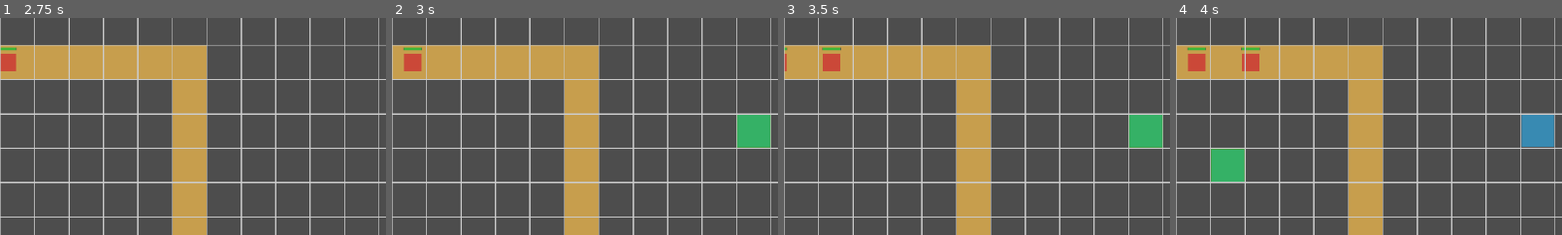
Above: before the commit, frames 1-4 (left to right).
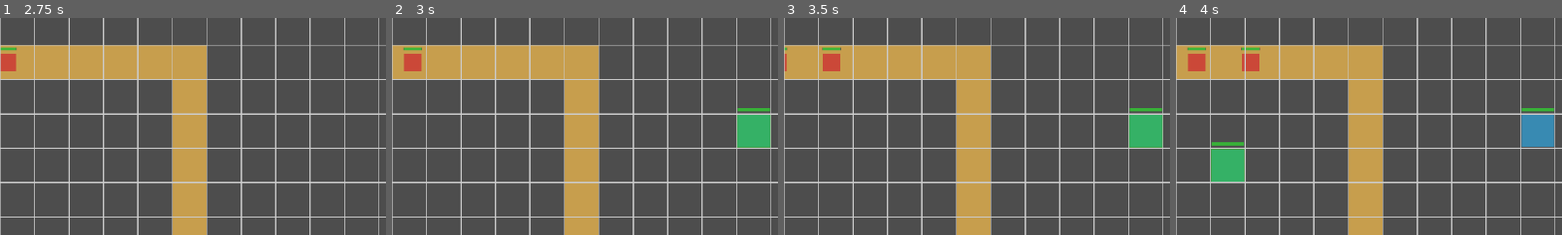
Above: after the commit, the same moments.

Repository: rivie13/CyberCrawler_basic_tower_defense_demo
Game: Godot game, scene res://scenes/Main.tscn
The game is run twice, just before and just after one commit, with the same random seed, the same clock (stepped at 60 frames per second) and the same inputs.
Inputs (mouse positions are % of the whole screen's width and height, from its top left):
- Up to frame 1 (2.75 s): click "Basic Tower" at 0.5 s; click "Basic Tower" at 1.25 s; click "Basic Tower" at 2 s
- Up to frame 2 (3 s): tap G at 2.75 s; move the mouse to (72, 45) at 2.77 s; click (72, 45) at 2.92 s
- Up to frame 3 (3.5 s): no input
- Up to frame 4 (4 s): move the mouse to (30, 55) at 3.52 s; click (30, 55) at 3.67 s
The pictures show only the part of the screen within x 25-75%, y 20-70%; the shares and areas given below are measured in that part.

Frame 1 is identical in both runs. In frame 2, 0.2% of the frame differs, in the area x 89-98%, y 41-44%; in frame 3, 0.2%; in frame 4, 0.3%, in the area x 9-98%, y 41-59%.

Commit message:
Add RivalHackerManager and enemy tower mechanics to enhance gameplay strategy
- Introduced RivalHackerManager to manage enemy tower placements, including activation and AI behavior.
- Updated MainController to integrate RivalHackerManager, connecting signals for tower placement and activation events.
- Added EnemyTower class with properties and attack logic, allowing enemy towers to target player towers.
- Enhanced Tower class to support targeting both enemies and enemy towers, improving combat dynamics.
- Implemented health management for towers, including visual health indicators and destruction logic.

This update significantly expands the tactical depth of gameplay by introducing rival AI mechanics and enemy interactions.

Diff:
--- a/cybercrawler_basictowerdefense/scripts/Grid/GridManager.gd
+++ b/cybercrawler_basictowerdefense/scripts/Grid/GridManager.gd
@@ -130,6 +130,9 @@
 func get_grid_container() -> Node2D:
 	return grid_container
 
+func get_grid_size() -> Vector2i:
+	return Vector2i(GRID_WIDTH, GRID_HEIGHT)
+
 func _draw():
 	# Draw hover highlight
 	if is_valid_grid_position(hover_grid_pos) and not is_grid_occupied(hover_grid_pos) and not is_on_enemy_path(hover_grid_pos):
--- a/cybercrawler_basictowerdefense/scripts/MainController.gd
+++ b/cybercrawler_basictowerdefense/scripts/MainController.gd
@@ -7,6 +7,7 @@
 var tower_manager: TowerManager
 var currency_manager: CurrencyManager
 var game_manager: GameManager
+var rival_hacker_manager: RivalHackerManager
 
 # UI update timer
 var ui_update_timer: Timer
@@ -24,6 +25,7 @@
 	tower_manager = TowerManager.new()
 	currency_manager = CurrencyManager.new()
 	game_manager = GameManager.new()
+	rival_hacker_manager = RivalHackerManager.new()
 
 	# Add them as children
 	add_child(grid_manager)
@@ -31,6 +33,7 @@
 	add_child(tower_manager)
 	add_child(currency_manager)
 	add_child(game_manager)
+	add_child(rival_hacker_manager)
 
 func initialize_systems():
 	# Initialize GridManager with the GridContainer from the scene
@@ -41,6 +44,7 @@
 	wave_manager.initialize(grid_manager)
 	tower_manager.initialize(grid_manager, currency_manager, wave_manager)
 	game_manager.initialize(wave_manager, currency_manager, tower_manager)
+	rival_hacker_manager.initialize(grid_manager, currency_manager, tower_manager, wave_manager)
 
 	# Set up enemy path in grid
 	var path_positions = wave_manager.get_path_grid_positions()
@@ -56,6 +60,10 @@
 	# Connect game manager signals
 	game_manager.game_over_triggered.connect(_on_game_over)
 	game_manager.game_won_triggered.connect(_on_game_won)
+
+	# Connect rival hacker manager signals
+	rival_hacker_manager.rival_hacker_activated.connect(_on_rival_hacker_activated)
+	rival_hacker_manager.enemy_tower_placed.connect(_on_enemy_tower_placed)
 
 func setup_ui():
 	# Setup tower selection UI
@@ -77,6 +85,9 @@
 func start_game():
 	# Start the first wave
 	wave_manager.start_wave()
+
+	# Activate rival hacker (will start placing enemy towers after delay)
+	rival_hacker_manager.activate()
 
 func _input(event):
 	if game_manager.is_game_over():
@@ -138,6 +149,11 @@
 
 func _on_game_over():
 	print("Game Over - UI handling not yet implemented")
+
+	# Stop rival hacker activity
+	if rival_hacker_manager:
+		rival_hacker_manager.stop_all_activity()
+
 	# TODO: Implement game over screen
 
 func _on_game_won():
@@ -148,6 +164,10 @@
 	# Stop the UI update timer
 	if ui_update_timer:
 		ui_update_timer.stop()
+
+	# Stop rival hacker activity
+	if rival_hacker_manager:
+		rival_hacker_manager.stop_all_activity()
 
 	# Get victory data from game manager
 	var victory_data = game_manager.get_victory_data()
@@ -164,3 +184,11 @@
 
 		info_label.text = victory_text
 		info_label.modulate = Color.GREEN  # Make it green to indicate victory
+
+func _on_rival_hacker_activated():
+	print("MainController: Rival Hacker has been activated!")
+	# Could add UI updates here to notify player
+
+func _on_enemy_tower_placed(grid_pos: Vector2i):
+	print("MainController: Enemy tower placed at ", grid_pos)
+	# Could add visual/audio feedback here
--- a/cybercrawler_basictowerdefense/scripts/Projectile/Projectile.gd
+++ b/cybercrawler_basictowerdefense/scripts/Projectile/Projectile.gd
@@ -5,7 +5,7 @@
 const HIT_THRESHOLD: float = 10.0  # Distance threshold for projectile hits
 
 # Projectile properties
-var target: Enemy
+var target: Node  # Can be Enemy or Tower (any Node with take_damage method)
 var damage: int
 var speed: float
 var start_position: Vector2
@@ -22,6 +22,13 @@
 	global_position = start_pos
 	start_position = start_pos
 	target = target_enemy
+	damage = projectile_damage
+	speed = projectile_speed
+
+func setup_for_tower_target(start_pos: Vector2, target_tower: Node, projectile_damage: int, projectile_speed: float):
+	global_position = start_pos
+	start_position = start_pos
+	target = target_tower
 	damage = projectile_damage
 	speed = projectile_speed
 
--- /dev/null
+++ b/cybercrawler_basictowerdefense/scripts/RivalHackerManager.gd
@@ -0,0 +1,205 @@
+extends Node2D
+class_name RivalHackerManager
+
+# Signals
+signal enemy_tower_placed(grid_pos: Vector2i)
+signal rival_hacker_activated()
+
+# AI behavior configuration
+@export var placement_interval: float = 3.0  # Time between tower placements
+@export var max_enemy_towers: int = 10
+@export var activation_delay: float = 5.0  # Delay before AI starts placing towers
+
+# State management
+var is_active: bool = false
+var placement_timer: Timer
+var activation_timer: Timer
+var enemy_towers_placed: Array = []
+
+# AI strategy parameters
+var preferred_grid_zones: Array[Vector2i] = []  # Areas AI prefers to place towers
+var player_threat_level: int = 0  # Tracks how threatening player is
+
+# References to other managers
+var grid_manager: GridManager
+var currency_manager: CurrencyManager
+var tower_manager: TowerManager
+var wave_manager: WaveManager
+
+func _ready():
+	setup_timers()
+
+func setup_timers():
+	# Timer for tower placement attempts
+	placement_timer = Timer.new()
+	placement_timer.wait_time = placement_interval
+	placement_timer.timeout.connect(_on_placement_timer_timeout)
+	placement_timer.autostart = false
+	add_child(placement_timer)
+
+	# Timer for initial activation delay
+	activation_timer = Timer.new()
+	activation_timer.wait_time = activation_delay
+	activation_timer.timeout.connect(_on_activation_timer_timeout)
+	activation_timer.one_shot = true
+	add_child(activation_timer)
+
+func initialize(grid_mgr: GridManager, currency_mgr: CurrencyManager, tower_mgr: TowerManager, wave_mgr: WaveManager):
+	grid_manager = grid_mgr
+	currency_manager = currency_mgr
+	tower_manager = tower_mgr
+	wave_manager = wave_mgr
+
+	# Set up preferred zones (enemy side of the grid)
+	setup_preferred_zones()
+
+	# Connect to tower manager to monitor player actions
+	if tower_manager:
+		tower_manager.tower_placed.connect(_on_player_tower_placed)
+
+func setup_preferred_zones():
+	# Define zones where the AI prefers to place towers
+	# For now, focus on the right side of the grid (enemy territory)
+	preferred_grid_zones.clear()
+
+	if grid_manager:
+		var grid_size = grid_manager.get_grid_size()
+		# Focus on right half of the grid
+		for x in range(grid_size.x / 2, grid_size.x):
+			for y in range(grid_size.y):
+				preferred_grid_zones.append(Vector2i(x, y))
+
+func activate():
+	if is_active:
+		return
+
+	print("RivalHacker: Starting activation sequence...")
+	activation_timer.start()
+
+func _on_activation_timer_timeout():
+	is_active = true
+	placement_timer.start()
+	rival_hacker_activated.emit()
+	print("RivalHacker: Now active and placing enemy towers!")
+
+func _on_placement_timer_timeout():
+	if not is_active:
+		return
+
+	# Check if we've reached maximum towers
+	if enemy_towers_placed.size() >= max_enemy_towers:
+		return
+
+	# Analyze situation and attempt tower placement
+	analyze_player_threat()
+	attempt_enemy_tower_placement()
+
+func analyze_player_threat():
+	# Calculate threat level based on player towers
+	if not tower_manager:
+		return
+
+	var player_towers = tower_manager.get_towers()
+	player_threat_level = player_towers.size()
+
+	# Adjust placement frequency based on threat
+	if player_threat_level > 3:
+		placement_timer.wait_time = max(1.0, placement_interval - 1.0)  # Place faster
+	else:
+		placement_timer.wait_time = placement_interval
+
+func attempt_enemy_tower_placement():
+	var target_position = find_optimal_tower_position()
+
+	if target_position != Vector2i(-1, -1):
+		place_enemy_tower(target_position)
+
+func find_optimal_tower_position() -> Vector2i:
+	# Strategy: Place towers in preferred zones that aren't occupied
+	var available_positions: Array[Vector2i] = []
+
+	for grid_pos in preferred_grid_zones:
+		if is_valid_enemy_tower_position(grid_pos):
+			available_positions.append(grid_pos)
+
+	if available_positions.size() == 0:
+		return Vector2i(-1, -1)
+
+	# For now, pick a random valid position
+	# TODO: Add more sophisticated AI strategy
+	var random_index = randi() % available_positions.size()
+	return available_positions[random_index]
+
+func is_valid_enemy_tower_position(grid_pos: Vector2i) -> bool:
+	if not grid_manager:
+		return false
+
+	# Check basic grid validity
+	if not grid_manager.is_valid_grid_position(grid_pos):
+		return false
+
+	# Check if position is occupied
+	if grid_manager.is_grid_occupied(grid_pos):
+		return false
+
+	# Check if position is on enemy path
+	if grid_manager.is_on_enemy_path(grid_pos):
+		return false
+
+	return true
+
+func place_enemy_tower(grid_pos: Vector2i) -> bool:
+	if not grid_manager:
+		return false
+
+	# Mark grid as occupied
+	grid_manager.set_grid_occupied(grid_pos, true)
+
+	# Create enemy tower instance
+	var enemy_tower = EnemyTower.new()
+	var world_pos = grid_manager.grid_to_world(grid_pos)
+	enemy_tower.global_position = world_pos
+	enemy_tower.set_grid_position(grid_pos)
+
+	# Connect destruction signal
+	enemy_tower.enemy_tower_destroyed.connect(_on_enemy_tower_destroyed)
+
+	# Add to containers
+	enemy_towers_placed.append(enemy_tower)
+	var grid_container = grid_manager.get_grid_container()
+	if grid_container:
+		grid_container.add_child(enemy_tower)
+	else:
+		add_child(enemy_tower)
+
+	print("RivalHacker: Enemy tower placed at ", grid_pos)
+	enemy_tower_placed.emit(grid_pos)
+	return true
+
+func _on_player_tower_placed(grid_pos: Vector2i):
+	# React to player tower placement
+	print("RivalHacker: Player placed tower at ", grid_pos, " - threat level increased!")
+	player_threat_level += 1
+
+	# If player is getting aggressive, activate rival hacker early
+	if not is_active and player_threat_level >= 3:
+		print("RivalHacker: Player threat detected! Activating early...")
+		activation_timer.stop()
+		_on_activation_timer_timeout()
+
+func deactivate():
+	is_active = false
+	placement_timer.stop()
+	activation_timer.stop()
+
+func get_enemy_towers() -> Array:
+	return enemy_towers_placed
+
+func stop_all_activity():
+	# Stop all AI activity (for game over scenarios)
+	deactivate()
+
+func _on_enemy_tower_destroyed(enemy_tower: EnemyTower):
+	# Remove from our tracking array
+	enemy_towers_placed.erase(enemy_tower)
+	print("RivalHacker: Enemy tower destroyed, ", enemy_towers_placed.size(), " towers remaining")
--- /dev/null
+++ b/cybercrawler_basictowerdefense/scripts/Tower/EnemyTower.gd
@@ -0,0 +1,223 @@
+extends Node2D
+class_name EnemyTower
+
+# Enemy tower properties
+@export var damage: int = 1
+@export var tower_range: float = 120.0  # Slightly shorter range than player towers
+@export var attack_rate: float = 0.8  # Slightly slower than player towers
+@export var projectile_speed: float = 250.0
+@export var max_health: int = 3
+@export var health: int = 3
+
+# State
+var attack_timer: Timer
+var current_target: Tower = null  # Targets player towers instead of enemies
+var grid_position: Vector2i
+var show_range_indicator: bool = false
+var is_alive: bool = true
+
+# Visual components
+var range_circle: Node2D
+var tower_body: ColorRect
+var health_bar: ColorRect
+var health_bar_bg: ColorRect
+
+# Projectile scene - reuse the same projectile system
+const PROJECTILE_SCENE = preload("res://scenes/Projectile.tscn")
+
+# Signals
+signal enemy_tower_destroyed(enemy_tower: EnemyTower)
+
+func _ready():
+	create_enemy_tower_visual()
+	setup_attack_timer()
+	update_health_bar()
+
+func create_enemy_tower_visual():
+	# Create enemy tower body (red rectangle to distinguish from player towers)
+	tower_body = ColorRect.new()
+	tower_body.size = Vector2(60, 60)
+	tower_body.position = Vector2(-30, -30)
+	tower_body.color = Color(0.8, 0.2, 0.2, 0.8)  # Red color for enemy
+	add_child(tower_body)
+
+	# Create health bar background
+	health_bar_bg = ColorRect.new()
+	health_bar_bg.size = Vector2(64, 8)
+	health_bar_bg.position = Vector2(-32, -44)
+	health_bar_bg.color = Color(0.3, 0.3, 0.3, 0.8)
+	add_child(health_bar_bg)
+
+	# Create health bar
+	health_bar = ColorRect.new()
+	health_bar.size = Vector2(60, 6)
+	health_bar.position = Vector2(-30, -43)
+	health_bar.color = Color(0.8, 0.2, 0.2, 0.8)  # Red health bar
+	add_child(health_bar)
+
+	# Create range indicator (visible when selected)
+	range_circle = Node2D.new()
+	add_child(range_circle)
+
+func setup_attack_timer():
+	attack_timer = Timer.new()
+	attack_timer.wait_time = 1.0 / attack_rate
+	attack_timer.timeout.connect(_on_attack_timer_timeout)
+	add_child(attack_timer)
+	attack_timer.start()
+
+func _on_attack_timer_timeout():
+	if not is_alive:
+		return
+
+	# Check if game is over
+	var main_controller = get_main_controller()
+	if main_controller and main_controller.game_manager and main_controller.game_manager.is_game_over():
+		return
+
+	find_target()
+	if current_target and is_instance_valid(current_target):
+		attack_target()
+
+func find_target():
+	# Clear invalid target
+	if current_target and not is_instance_valid(current_target):
+		current_target = null
+
+	# If we have a valid target in range, keep it
+	if current_target and is_target_in_range(current_target):
+		return
+
+	# Find new target (player towers)
+	current_target = null
+	var closest_distance = tower_range
+
+	# Get all player towers
+	var player_towers = get_player_towers()
+
+	for tower in player_towers:
+		if not is_instance_valid(tower):
+			continue
+
+		var distance = global_position.distance_to(tower.global_position)
+		if distance <= tower_range and distance < closest_distance:
+			current_target = tower
+			closest_distance = distance
+
+func get_main_controller():
+	# Navigate up the tree to find MainController
+	var current_node = self
+	while current_node:
+		if current_node is MainController:
+			return current_node
+		current_node = current_node.get_parent()
+	return null
+
+func get_player_towers() -> Array[Tower]:
+	var towers: Array[Tower] = []
+
+	# Get player towers from TowerManager via MainController
+	var main_controller = get_main_controller()
+	if main_controller and main_controller.tower_manager:
+		return main_controller.tower_manager.get_towers()
+
+	return towers
+
+func is_target_in_range(target: Tower) -> bool:
+	if not is_instance_valid(target):
+		return false
+	var distance_to_target = global_position.distance_to(target.global_position)
+	return distance_to_target <= tower_range
+
+func attack_target():
+	if not current_target or not is_instance_valid(current_target):
+		return
+
+	# Create projectile - we'll need to modify projectile to handle tower targets
+	var projectile = PROJECTILE_SCENE.instantiate()
+	# For now, use existing projectile setup - will modify projectile system later
+	projectile.setup_for_tower_target(global_position, current_target, damage, projectile_speed)
+	get_parent().add_child(projectile)
+
+	# Visual feedback - rotate tower towards target
+	var direction = (current_target.global_position - global_position).normalized()
+	rotation = direction.angle()
+
+func take_damage(damage_amount: int):
+	if not is_alive:
+		return
+
+	health -= damage_amount
+	health = max(0, health)
+	update_health_bar()
+
+	print("EnemyTower at ", grid_position, " took ", damage_amount, " damage. Health: ", health, "/", max_health)
+
+	if health <= 0:
+		destroy_tower()
+
+func update_health_bar():
+	if health_bar:
+		var health_percentage = float(health) / float(max_health)
+		health_bar.size.x = 60 * health_percentage
+
+		# Change color based on health
+		if health_percentage > 0.6:
+			health_bar.color = Color(0.8, 0.2, 0.2, 0.8)  # Red
+		elif health_percentage > 0.3:
+			health_bar.color = Color(0.8, 0.6, 0.2, 0.8)  # Orange
+		else:
+			health_bar.color = Color(0.6, 0.1, 0.1, 0.8)  # Dark red
+
+func destroy_tower():
+	is_alive = false
+	attack_timer.stop()
+
+	# Free up grid position
+	var main_controller = get_main_controller()
+	if main_controller and main_controller.grid_manager:
+		main_controller.grid_manager.set_grid_occupied(grid_position, false)
+
+	# Notify rival hacker manager
+	enemy_tower_destroyed.emit(self)
+
+	print("EnemyTower at ", grid_position, " destroyed!")
+	queue_free()
+
+func set_grid_position(grid_pos: Vector2i):
+	grid_position = grid_pos
+
+func show_range():
+	show_range_indicator = true
+	queue_redraw()
+
+func hide_range():
+	show_range_indicator = false
+	queue_redraw()
+
+func _draw():
+	# Draw range circle when selected
+	if show_range_indicator:
+		var range_color = Color(0.8, 0.2, 0.2, 0.3)  # Semi-transparent red
+		draw_circle(Vector2.ZERO, tower_range, range_color)
+
+func stop_attacking():
+	# Stop all tower activity for game over
+	if attack_timer:
+		attack_timer.stop()
+	current_target = null
+
+# For debugging
+func _input(event):
+	if event is InputEventMouseButton and event.pressed and event.button_index == MOUSE_BUTTON_RIGHT:
+		var mouse_pos = get_global_mouse_position()
+		if global_position.distance_to(mouse_pos) < 32:
+			show_range_debug()
+
+func show_range_debug():
+	print("EnemyTower at ", grid_position, " - Range: ", tower_range, " - Current Target: ", current_target, " - Health: ", health, "/", max_health)
+	# Toggle range visualization for debugging
+	if show_range_indicator:
+		hide_range()
+	else:
+		show_range()
--- a/cybercrawler_basictowerdefense/scripts/Tower/Tower.gd
+++ b/cybercrawler_basictowerdefense/scripts/Tower/Tower.gd
@@ -6,23 +6,32 @@
 @export var tower_range: float = 150.0
 @export var attack_rate: float = 1.0  # Attacks per second
 @export var projectile_speed: float = 300.0
+@export var max_health: int = 4  # Player towers slightly more durable than enemy towers
+@export var health: int = 4
 
 # State
 var attack_timer: Timer
-var current_target: Enemy = null
+var current_target: Node = null  # Can target Enemy or EnemyTower
 var grid_position: Vector2i
 var show_range_indicator: bool = false
+var is_alive: bool = true
 
 # Visual components
 var range_circle: Node2D
 var tower_body: ColorRect
+var health_bar: ColorRect
+var health_bar_bg: ColorRect
 
 # Projectile scene
 const PROJECTILE_SCENE = preload("res://scenes/Projectile.tscn")
+
+# Signals
+signal tower_destroyed(tower: Tower)
 
 func _ready():
 	create_tower_visual()
 	setup_attack_timer()
+	update_health_bar()
 
 func create_tower_visual():
 	# Create tower body (blue rectangle)
@@ -32,6 +41,20 @@
 	tower_body.color = Color(0.2, 0.6, 0.8, 0.8)
 	add_child(tower_body)
 
+	# Create health bar background
+	health_bar_bg = ColorRect.new()
+	health_bar_bg.size = Vector2(64, 8)
+	health_bar_bg.position = Vector2(-32, -44)
+	health_bar_bg.color = Color(0.3, 0.3, 0.3, 0.8)
+	add_child(health_bar_bg)
+
+	# Create health bar
+	health_bar = ColorRect.new()
+	health_bar.size = Vector2(60, 6)
+	health_bar.position = Vector2(-30, -43)
+	health_bar.color = Color(0.2, 0.8, 0.2, 0.8)  # Green health bar
+	add_child(health_bar)
+
 	# Create range indicator (visible when selected)
 	range_circle = Node2D.new()
 	add_child(range_circle)
@@ -44,6 +67,9 @@
 	attack_timer.start()
 
 func _on_attack_timer_timeout():
+	if not is_alive:
+		return
+
 	# Check if game is over (get from MainController)
 	var main_controller = get_main_controller()
 	if main_controller and main_controller.game_manager and main_controller.game_manager.is_game_over():
@@ -62,13 +88,12 @@
 	if current_target and is_target_in_range(current_target):
 		return
 
-	# Find new target
+	# Find new target - prioritize enemies over enemy towers
 	current_target = null
 	var closest_distance = tower_range
 
-	# Get all enemies from parent
+	# First, look for enemies (higher priority)
 	var enemies = get_enemies_from_parent()
-
 	for enemy in enemies:
 		if not is_instance_valid(enemy):
 			continue
@@ -77,6 +102,18 @@
 		if distance <= tower_range and distance < closest_distance:
 			current_target = enemy
 			closest_distance = distance
+
+	# If no enemies found, look for enemy towers
+	if not current_target:
+		var enemy_towers = get_enemy_towers()
+		for enemy_tower in enemy_towers:
+			if not is_instance_valid(enemy_tower):
+				continue
+
+			var distance = global_position.distance_to(enemy_tower.global_position)
+			if distance <= tower_range and distance < closest_distance:
+				current_target = enemy_tower
+				closest_distance = distance
 
 func get_main_controller():
 	# Navigate up the tree to find MainController
@@ -102,13 +139,27 @@
 
 	return enemies
 
+func get_enemy_towers() -> Array[EnemyTower]:
+	var enemy_towers: Array[EnemyTower] = []
+
+	# Get enemy towers from RivalHackerManager via MainController
+	var main_controller = get_main_controller()
+	if main_controller and main_controller.rival_hacker_manager:
+		# Note: RivalHackerManager.get_enemy_towers() returns Array, need to cast
+		var towers_array = main_controller.rival_hacker_manager.get_enemy_towers()
+		for tower in towers_array:
+			if tower is EnemyTower:
+				enemy_towers.append(tower)
+
+	return enemy_towers
+
 func _search_for_enemies_recursive(node: Node, enemies: Array[Enemy]):
 	if node is Enemy:
 		enemies.append(node)
 	for child in node.get_children():
 		_search_for_enemies_recursive(child, enemies)
 
-func is_target_in_range(target: Enemy) -> bool:
+func is_target_in_range(target: Node) -> bool:
 	if not is_instance_valid(target):
 		return false
 	var distance_to_target = global_position.distance_to(target.global_position)
@@ -120,7 +171,16 @@
 
 	# Create projectile
 	var projectile = PROJECTILE_SCENE.instantiate()
-	projectile.setup(global_position, current_target, damage, projectile_speed)
+
+	# Handle different target types
+	if current_target is Enemy:
+		projectile.setup(global_position, current_target, damage, projectile_speed)
+	elif current_target is EnemyTower:
+		projectile.setup_for_tower_target(global_position, current_target, damage, projectile_speed)
+	else:
+		# Fallback for any other Node with take_damage method
+		projectile.setup(global_position, current_target, damage, projectile_speed)
+
 	get_parent().add_child(projectile)
 
 	# Visual feedback - rotate tower towards target
@@ -159,6 +219,52 @@
 	else:
 		show_range()
 
+func take_damage(damage_amount: int):
+	if not is_alive:
+		return
+
+	health -= damage_amount
+	health = max(0, health)
+	update_health_bar()
+
+	print("Player Tower at ", grid_position, " took ", damage_amount, " damage. Health: ", health, "/", max_health)
+
+	if health <= 0:
+		destroy_tower()
+
+func update_health_bar():
+	if health_bar:
+		var health_percentage = float(health) / float(max_health)
+		health_bar.size.x = 60 * health_percentage
+
+		# Change color based on health
+		if health_percentage > 0.6:
+			health_bar.color = Color(0.2, 0.8, 0.2, 0.8)  # Green
+		elif health_percentage > 0.3:
+			health_bar.color = Color(0.8, 0.8, 0.2, 0.8)  # Yellow
+		else:
+			health_bar.color = Color(0.8, 0.2, 0.2, 0.8)  # Red
+
+func destroy_tower():
+	is_alive = false
+	attack_timer.stop()
+
+	# Free up grid position
+	var main_controller = get_main_controller()
+	if main_controller and main_controller.grid_manager:
+		main_controller.grid_manager.set_grid_occupied(grid_position, false)
+
+	# Remove from tower manager's tracking
+	if main_controller and main_controller.tower_manager:
+		var towers = main_controller.tower_manager.get_towers()
+		towers.erase(self)
+
+	# Notify destruction
+	tower_destroyed.emit(self)
+
+	print("Player Tower at ", grid_position, " destroyed!")
+	queue_free()
+
 func stop_attacking():
 	# Stop all tower activity for game over
 	attack_timer.stop()
Not shown, added: cybercrawler_basictowerdefense/scripts/RivalHackerManager.gd.uid
Not shown, added: cybercrawler_basictowerdefense/scripts/Tower/EnemyTower.gd.uid
